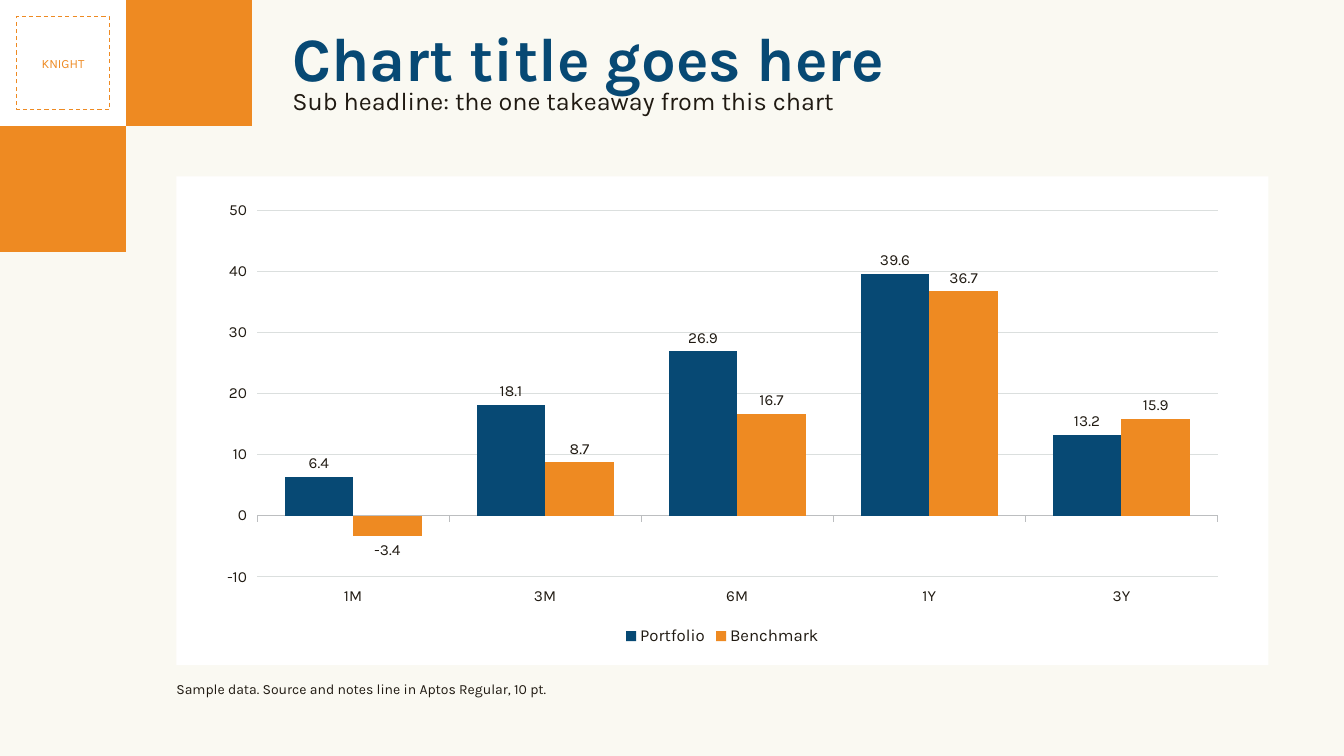
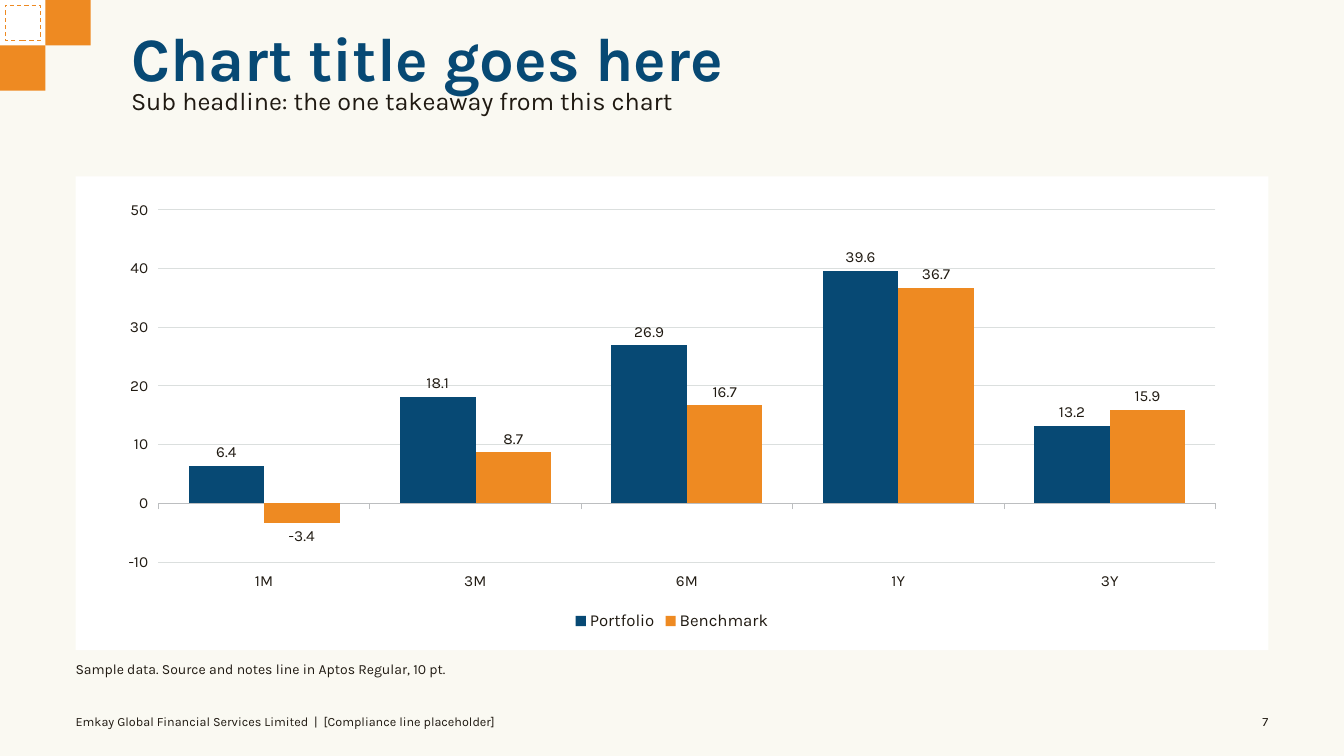
Before and after one commit to soumyakarwa/emkay-ppt-templates, a slide deck: slide 7 of Emkay_Master_Template.pptx. Drawn at 1344x756 pixels with LibreOffice and Linux fonts; fonts in the diff are those of the drawing. Boxes give left, top, right and bottom in pixels: in the first picture for what was removed or moved away, otherwise in the second. Text is boxed around its words. In the diff, an @@ line names an element or a change of style, - is before the commit and + after.

Commit message:
title is looking odd

```diff
--- a/Emkay_Master_Template.pptx
+++ b/Emkay_Master_Template.pptx
@@ rectangle: place and size @@
-rectangle at bbox=[0, 0, 126, 126]
+rectangle at bbox=[0, 0, 45, 45]
@@ rectangle: place and size @@
-rectangle at bbox=[16, 16, 109, 109]
+rectangle at bbox=[5, 5, 40, 40]
@@ rectangle: place and size @@
-rectangle at bbox=[126, 0, 252, 126]
+rectangle at bbox=[45, 0, 91, 45]
@@ text "Chart title goes here": place and size @@
-text "Chart title goes here" at bbox=[292, 37, 885, 96]
+text "Chart title goes here" at bbox=[131, 37, 724, 96]
@@ rectangle: place and size @@
-rectangle at bbox=[0, 126, 126, 252]
+rectangle at bbox=[0, 45, 45, 91]
@@ text in rectangle at bbox=[42, 60, 85, 68]: text removed @@
-KNIGHT
@@ text "Sub headline: the one takeaway ...": place and size @@
-text "Sub headline: the one takeaway ..." at bbox=[292, 88, 834, 116]
+text "Sub headline: the one takeaway ..." at bbox=[131, 88, 673, 116]
@@ rectangle: place and size @@
-rectangle at bbox=[176, 176, 1268, 665]
+rectangle at bbox=[76, 176, 1268, 650]
@@ column chart: place and size @@
-column chart at bbox=[207, 192, 1238, 650]
+column chart at bbox=[106, 192, 1238, 635]
@@ text "Sample data. Source and notes ...": place and size @@
-text "Sample data. Source and notes ..." at bbox=[176, 684, 546, 698]
+text "Sample data. Source and notes ..." at bbox=[76, 664, 445, 678]
@@ text added at bbox=[76, 716, 495, 729], 9 pt, text #201A12 @@
+Emkay Global Financial Services Limited | [Compliance line placeholder]
@@ page number added at bbox=[1262, 718, 1268, 726], 9 pt, text #201A12 @@
+7
```
Also in this commit, not shown: 11 other slides changed, 3 other files.
